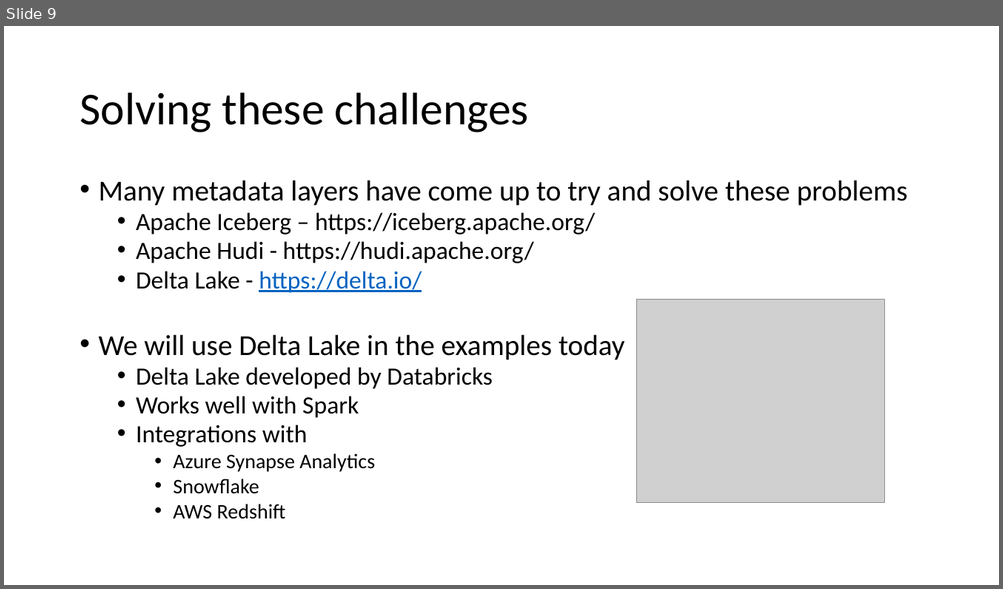
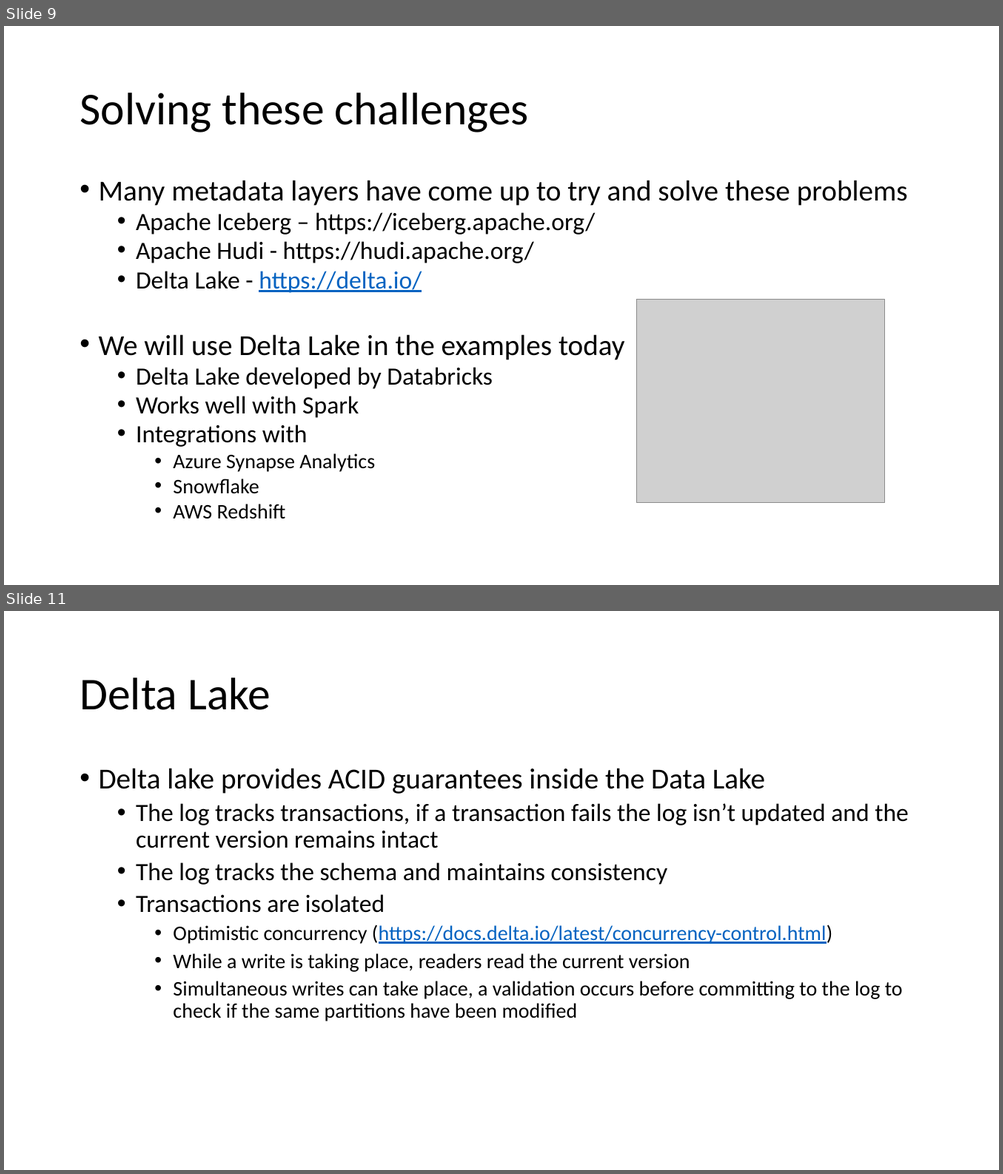
Before and after one commit to shswindell42/Presentations, a slide deck: Building a Data Lakehouse/Building a Data Lakehouse.pptx. Shown one above the other, each under a label of ours: slide 9 before the commit, slides 9 and 11 after it; the slides between them are not shown. The pictures are 1003x589 and 1003x1174 pixels, drawn with LibreOffice and Linux fonts; fonts in the diff are those of the drawing; grey boxes stand for pictures. Boxes give left, top, right and bottom in pixels: in the first picture for what was removed or moved away, otherwise in the second. Text is boxed around its words. In the diff, an @@ line names an element or a change of style, - is before the commit and + after.

```diff
--- a/Building a Data Lakehouse/Building a Data Lakehouse.pptx
+++ b/Building a Data Lakehouse/Building a Data Lakehouse.pptx
@@ slide 11 added at [4,611,999,1170], background #FFFFFF @@
@@ title added at [79,678,270,710], 44 pt, text #000000 @@
+Delta Lake
@@ text added at [99,768,908,1022], 20 pt, text #000000 @@
+• Delta lake provides ACID guarantees inside the Data Lake
+  • The log tracks transactions, if a transaction fails the log isn’t updated and the current version remains intact
+  • The log tracks the schema and maintains consistency
+  • Transactions are isolated
+    • Optimistic concurrency (https://docs.delta.io/latest/concurrency-control.html)
+    • While a write is taking place, readers read the current version
+    • Simultaneous writes can take place, a validation occurs before committing to the log to check if the same partitions have been modified
```
Also in this commit, not shown: 4 slides changed, 6 other slides added, 1 slide removed.
